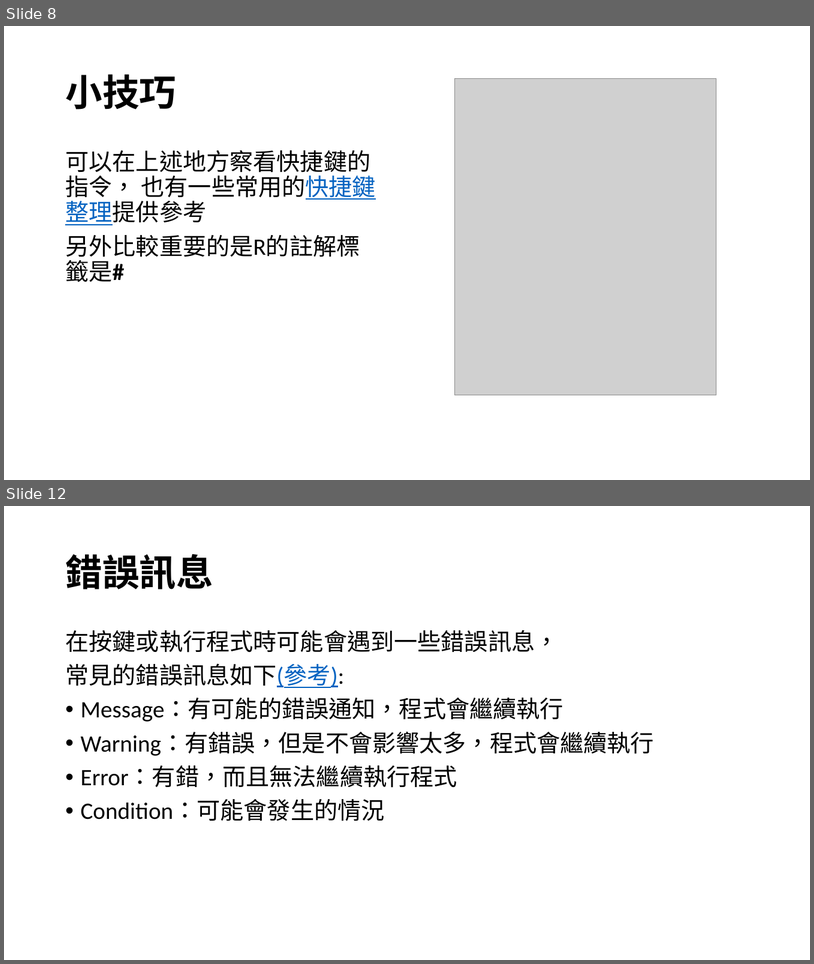
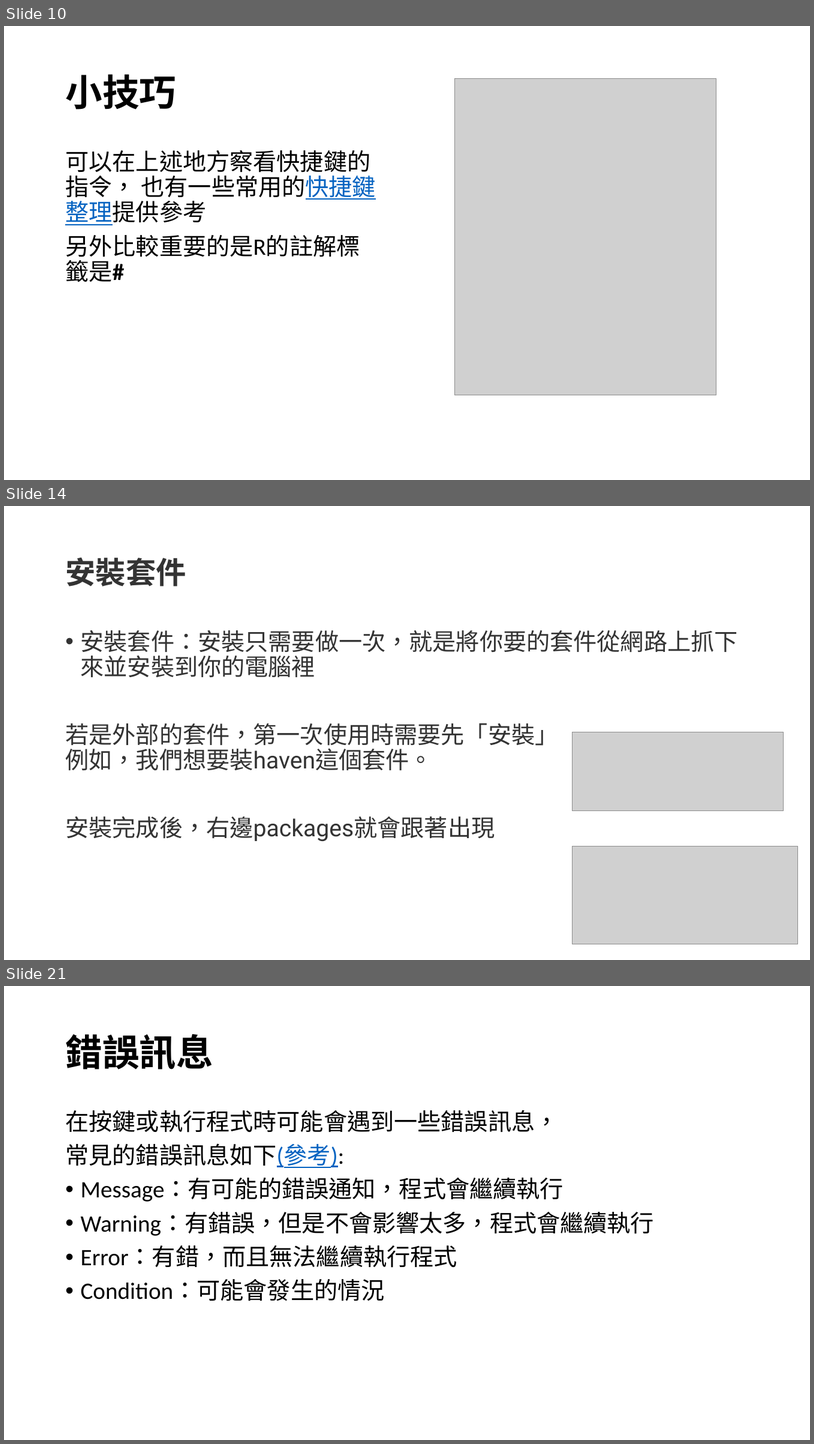
Before and after one commit to qbiexyz/R-for-NGO, a slide deck: ppt/基礎篇1_R 與R studio的介紹.pptx. Shown one above the other, each under a label of ours: slides 8 and 12 before the commit, slides 10, 14 and 21 after it; the slides between them are not shown. The pictures are 814x964 and 814x1444 pixels, drawn with LibreOffice and Linux fonts; fonts in the diff are those of the drawing; grey boxes stand for pictures. Boxes give left, top, right and bottom in pixels: in the first picture for what was removed or moved away, otherwise in the second. Text is boxed around its words. In the diff, an @@ line names an element or a change of style, - is before the commit and + after.

```diff
--- a/ppt/基礎篇1_R 與R studio的介紹.pptx
+++ b/ppt/基礎篇1_R 與R studio的介紹.pptx
@@ slide 14 added at <box>4,506,810,960</box>, background #FFFFFF @@
@@ title added at <box>65,557,186,586</box>, 36 pt, text #333333, bold @@
+安裝套件
@@ text added at <box>65,630,738,841</box>, 28 pt, text #333333 @@
+• 安裝套件：安裝只需要做一次，就是將你要的套件從網路上抓下來並安裝到你的電腦裡
+若是外部的套件，第一次使用時需要先「安裝」
+例如，我們想要裝haven這個套件。
+安裝完成後，右邊packages就會跟著出現
@@ picture added at <box>573,732,784,811</box> @@
@@ picture added at <box>573,846,798,944</box> @@
@@ what was slide 8 is now slide 10 @@
@@ what was slide 12 is now slide 21 @@
```
Also in this commit, not shown: 4 slides changed, 9 other slides added, 1 slide removed, 32 other files.
